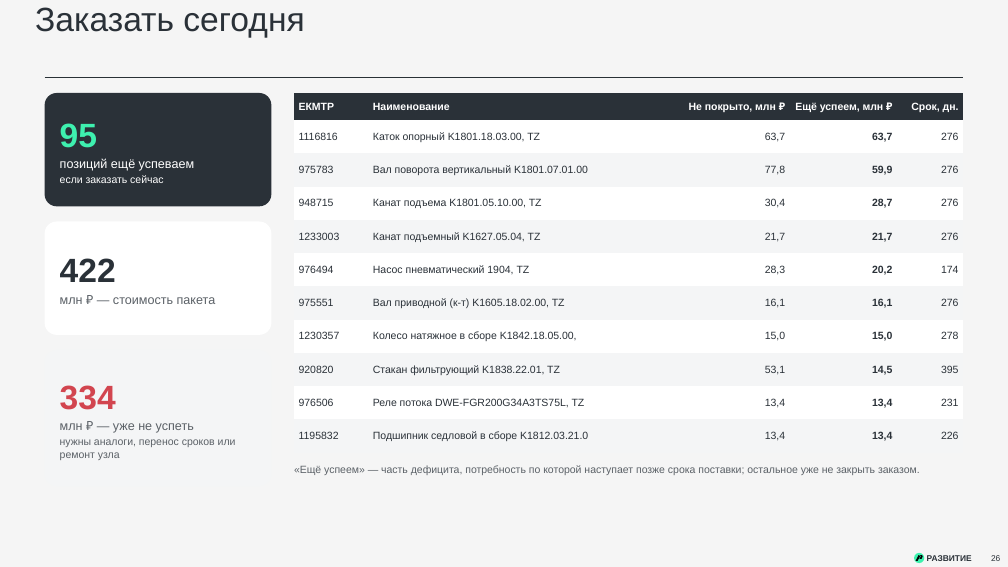
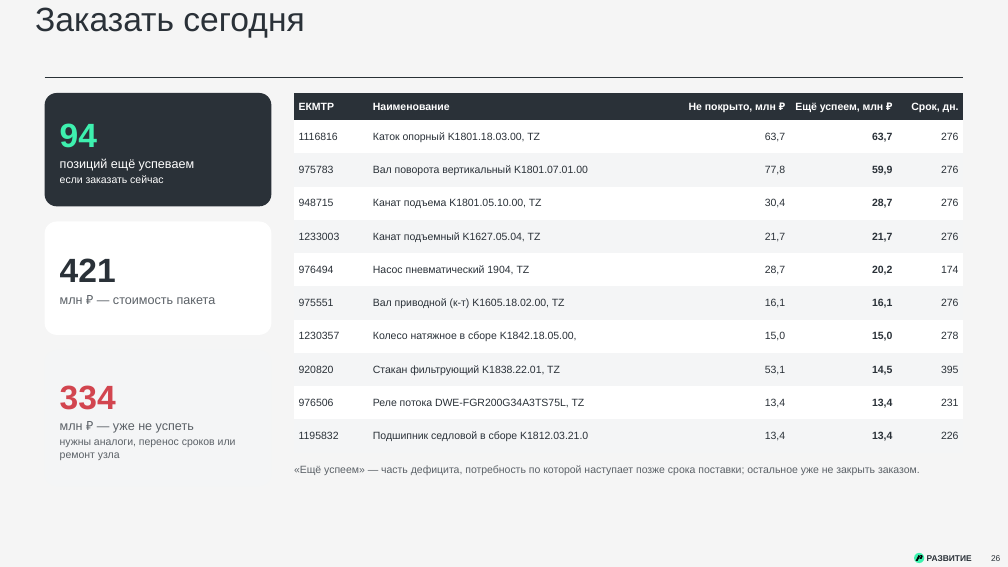
Before and after one commit to victorekuznetsov/TZ, a slide deck: slide 26 of exports/WK_ispolnenie_2024-2026_plan_2027.pptx. Drawn at 1008x567 pixels with LibreOffice and Linux fonts; fonts in the diff are those of the drawing. Boxes give left, top, right and bottom in pixels: in the first picture for what was removed or moved away, otherwise in the second. Text is boxed around its words. In the diff, an @@ line names an element or a change of style, - is before the commit and + after.

```diff
--- a/exports/WK_ispolnenie_2024-2026_plan_2027.pptx
+++ b/exports/WK_ispolnenie_2024-2026_plan_2027.pptx
@@ table at [294,93,963,453] @@
-row 6, column 3: 28,3
+row 6, column 3: 28,7
@@ text at [60,123,97,148]: text changed @@
-95
+94
@@ text at [60,258,116,282]: text changed @@
-422
+421
```
Also in this commit, not shown: 11 other slides changed, 2 slides added, 1 slide removed, 2 other files.
